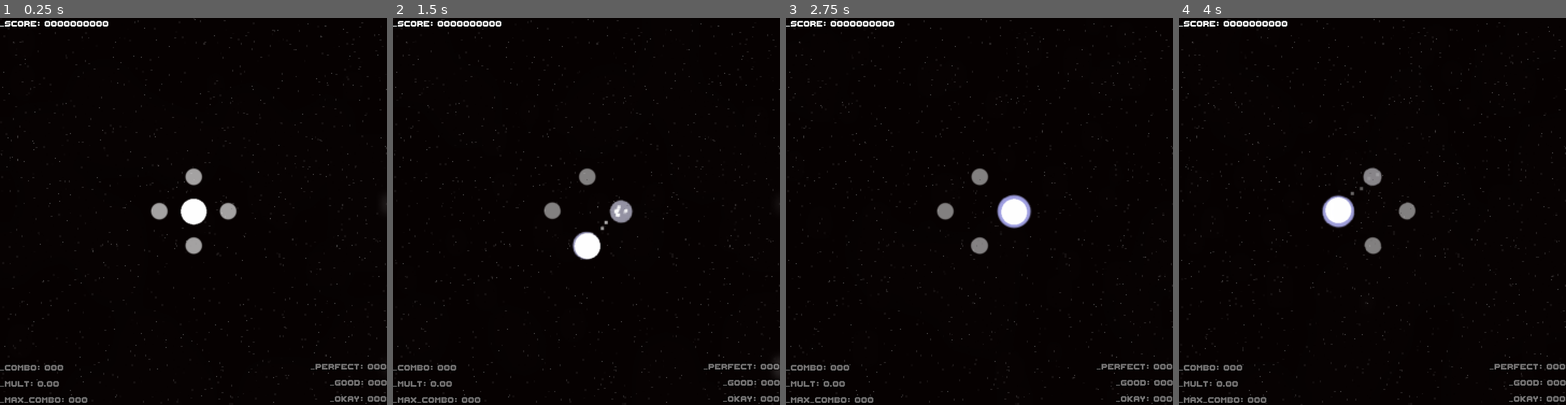
Above: before the commit, frames 1-4 (left to right).
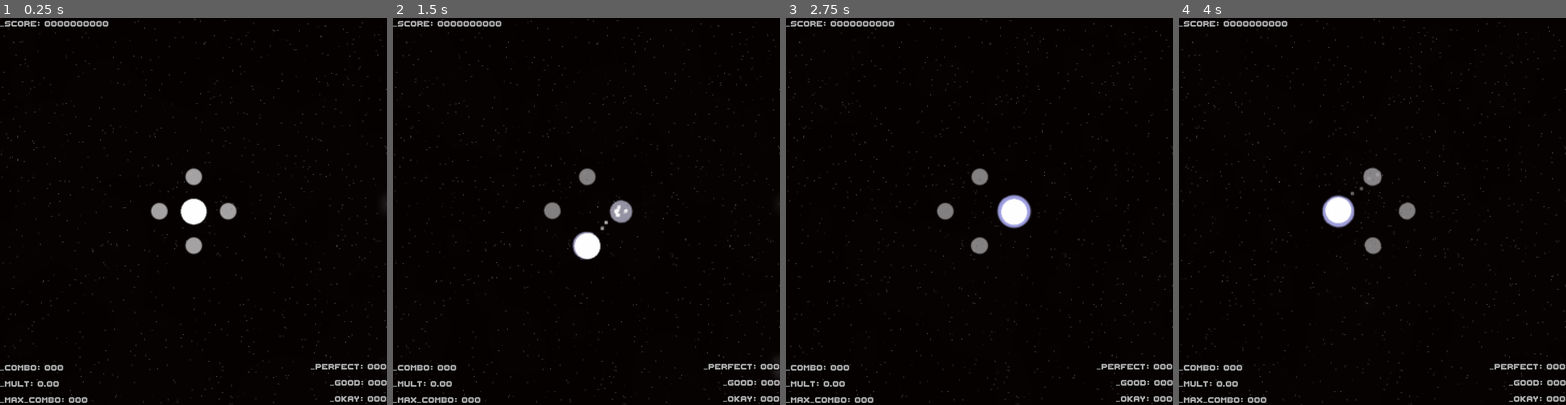
Above: after the commit, the same moments.

Repository: SeriousMapper/orb_seq2.0
Game: Godot game, scene res://scenes/game.tscn
Same seed, same stepped clock (60 frames per second), same inputs: the game is played once before the commit and once after it. Sound files missing from this copy of the repository are replaced by a short silence.
Inputs (mouse positions are in pixels of both pictures, inside the frame that each line leads up to):
- Up to frame 1 (0.25 s): no input
- Up to frame 2 (1.5 s): move the mouse to (671, 192) at 0.52 s; hold Right (RIGHT) 0.53-1.28 s; click (671, 192) at 0.67 s; move the mouse to (509, 230) at 1.27 s; hold Down (DOWN) from 1.28 s (still down)
- Up to frame 3 (2.75 s): move the mouse to (1018, 126) at 2.02 s; release Down (DOWN) at 2.03 s; hold Right (RIGHT) from 2.03 s (still down)
- Up to frame 4 (4 s): move the mouse to (1353, 288) at 2.77 s; release Right (RIGHT) at 2.78 s; hold Up (UP) 2.78-3.53 s; click (1353, 288) at 2.92 s; move the mouse to (1488, 269) at 3.52 s; hold Left (LEFT) from 3.53 s (still down)

The runs differ from the first frame. In frame 1, 1.2% of the frame differs, in the area x 0-100%, y 0-100%; in frame 2, 1.2%; in frame 3, 1.2%; in frame 4, 1.2%.
Error in both runs: Attempt to call function 'get_magnitude_for_frequency_range' in base 'null instance' on a null instance. (res://entities/spectrum2/spectrum2.gd:20)

Commit message:
Revert "branch fixed"

Diff:
--- a/global/HUD.tscn
+++ b/global/HUD.tscn
@@ -14,6 +14,7 @@
 theme = ExtResource( 2 )
 
 [node name="song_display" type="Control" parent="."]
+modulate = Color( 1, 1, 1, 0.670588 )
 anchor_right = 1.0
 anchor_bottom = 1.0
 theme = ExtResource( 2 )
@@ -29,7 +30,6 @@
 text = "_score: 00000000"
 
 [node name="MarginContainer2" type="MarginContainer" parent="song_display"]
-modulate = Color( 1, 1, 1, 0.45098 )
 anchor_top = 1.0
 anchor_bottom = 1.0
 margin_top = -40.0
@@ -64,7 +64,6 @@
 text = "_MAX_COMBO: 000"
 
 [node name="MarginContainer3" type="MarginContainer" parent="song_display"]
-modulate = Color( 1, 1, 1, 0.45098 )
 anchor_left = 1.0
 anchor_top = 1.0
 anchor_right = 1.0
